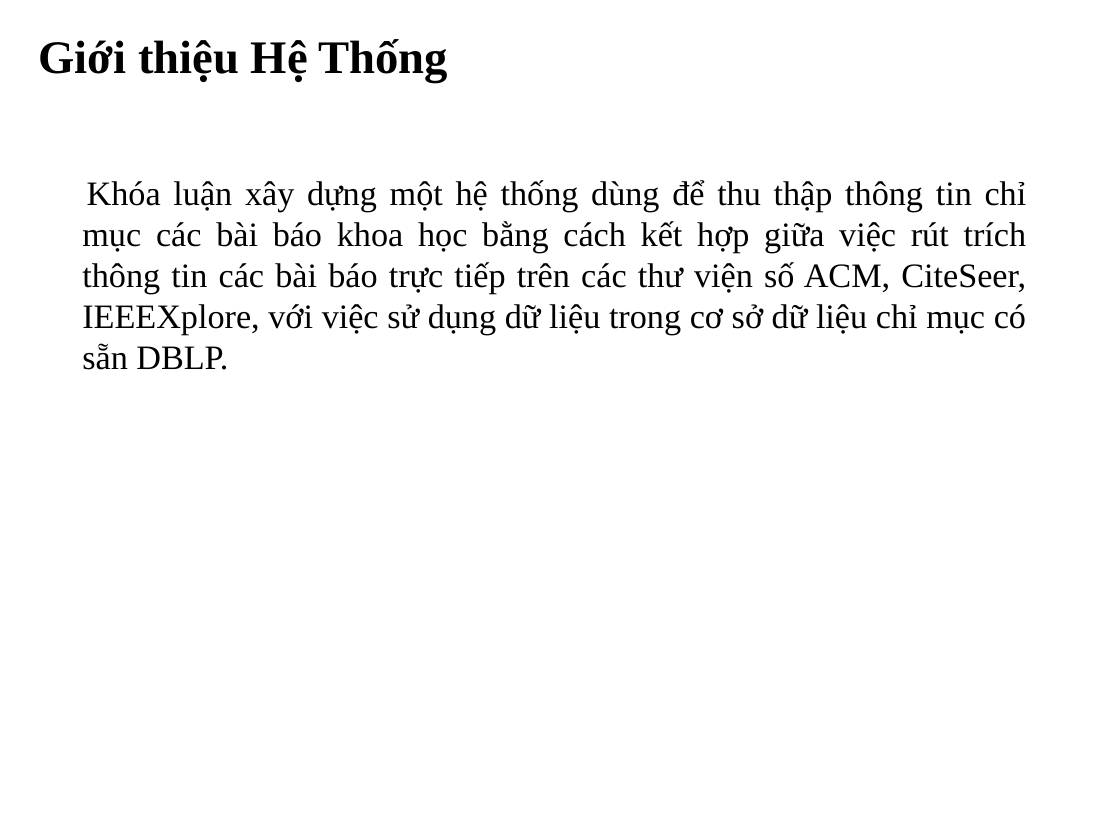
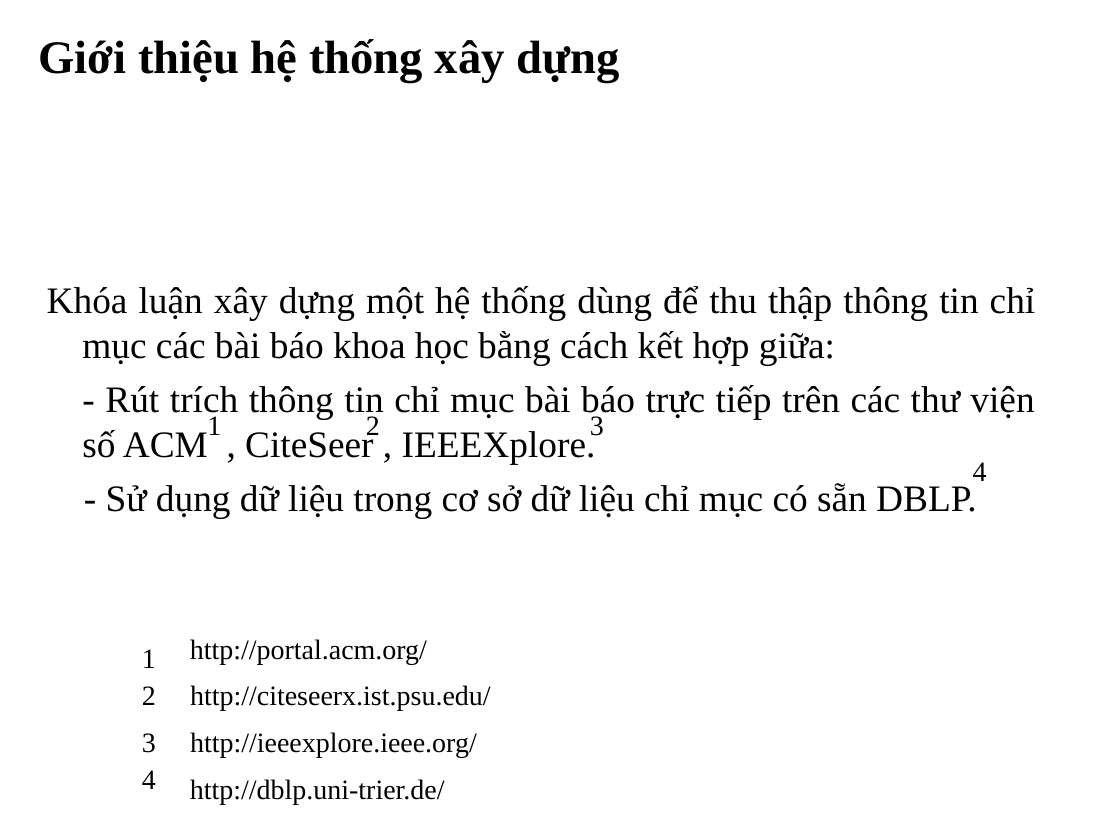
Before and after one commit to tiendv/detaitotnghiep, a slide deck: slide 4 of Report/Bao cao khoa luan/Trinh bay bao cao.ppt (slide 6 before the commit). Drawn at 1120x840 pixels with LibreOffice and Linux fonts; fonts in the diff are those of the drawing; background and template pictures are left out. Boxes give left, top, right and bottom in pixels: in the first picture for what was removed or moved away, otherwise in the second. Text is boxed around its words. In the diff, an @@ line names an element or a change of style, - is before the commit and + after.

```diff
--- a/Report/Bao cao khoa luan/Trinh bay bao cao.ppt
+++ b/Report/Bao cao khoa luan/Trinh bay bao cao.ppt
@@ title at <box>39,39,619,83</box>: text changed @@
-Giới thiệu Hệ Thống
+Giới thiệu hệ thống xây dựng
@@ text at <box>47,286,1036,518</box>: text changed; size 22 to 24 pt @@
-Khóa luận xây dựng một hệ thống dùng để thu thập thông tin chỉ mục các bài báo khoa học bằng cách kết hợp giữa việc rút trích thông tin các bài báo trực tiếp trên các thư viện số ACM, CiteSeer, IEEEXplore, với việc sử dụng dữ liệu trong cơ sở dữ liệu chỉ mục có sẵn DBLP.
+Khóa luận xây dựng một hệ thống dùng để thu thập thông tin chỉ mục các bài báo khoa học bằng cách kết hợp giữa:
+- Rút trích thông tin chỉ mục bài báo trực tiếp trên các thư viện số ACM , CiteSeer , IEEEXplore.
+- Sử dụng dữ liệu trong cơ sở dữ liệu chỉ mục có sẵn DBLP.
@@ text added at <box>207,416,221,435</box>, 18 pt, text #000000 @@
+1
@@ text added at <box>366,416,380,440</box>, 18 pt, text #000000 @@
+2
@@ text added at <box>590,416,604,436</box>, 18 pt, text #000000 @@
+3
@@ text added at <box>973,462,987,481</box>, 18 pt, text #000000 @@
+4
@@ text added at <box>142,649,156,668</box>, 18 pt, text #000000 @@
+1
@@ text added at <box>190,639,427,664</box>, 18 pt, text #000000 @@
+http://portal.acm.org/
@@ text added at <box>142,686,156,705</box>, 18 pt, text #000000 @@
+2
@@ text added at <box>190,685,491,711</box>, 18 pt, text #000000 @@
+http://citeseerx.ist.psu.edu/
@@ text added at <box>142,733,156,753</box>, 18 pt, text #000000 @@
+3
@@ text added at <box>190,732,477,757</box>, 18 pt, text #000000 @@
+http://ieeexplore.ieee.org/
@@ text added at <box>142,770,156,789</box>, 18 pt, text #000000 @@
+4
@@ text added at <box>190,779,445,804</box>, 18 pt, text #000000 @@
+http://dblp.uni-trier.de/
```
Also in this commit, not shown: 2 other slides changed, 4 slides added, 5 slides removed.
